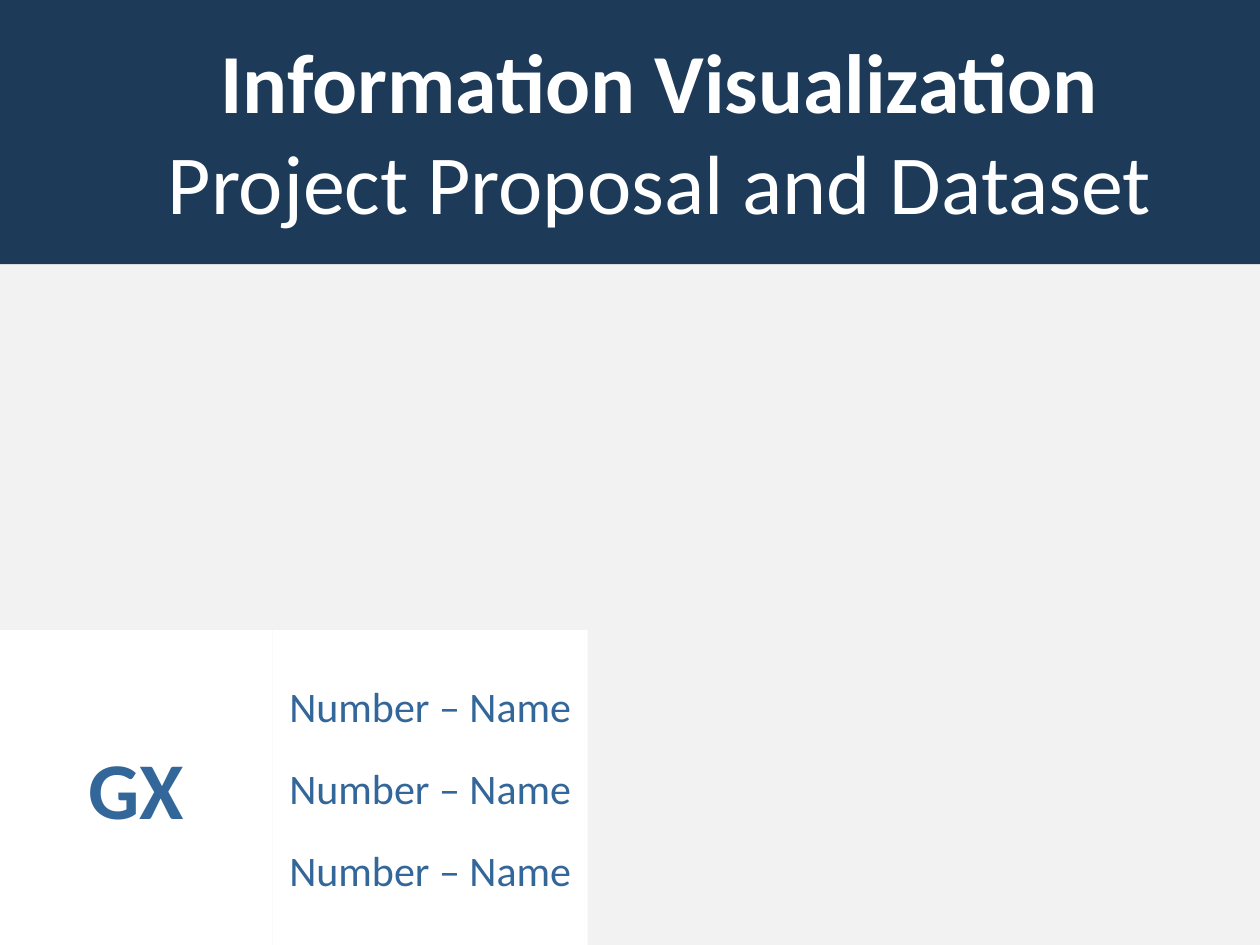
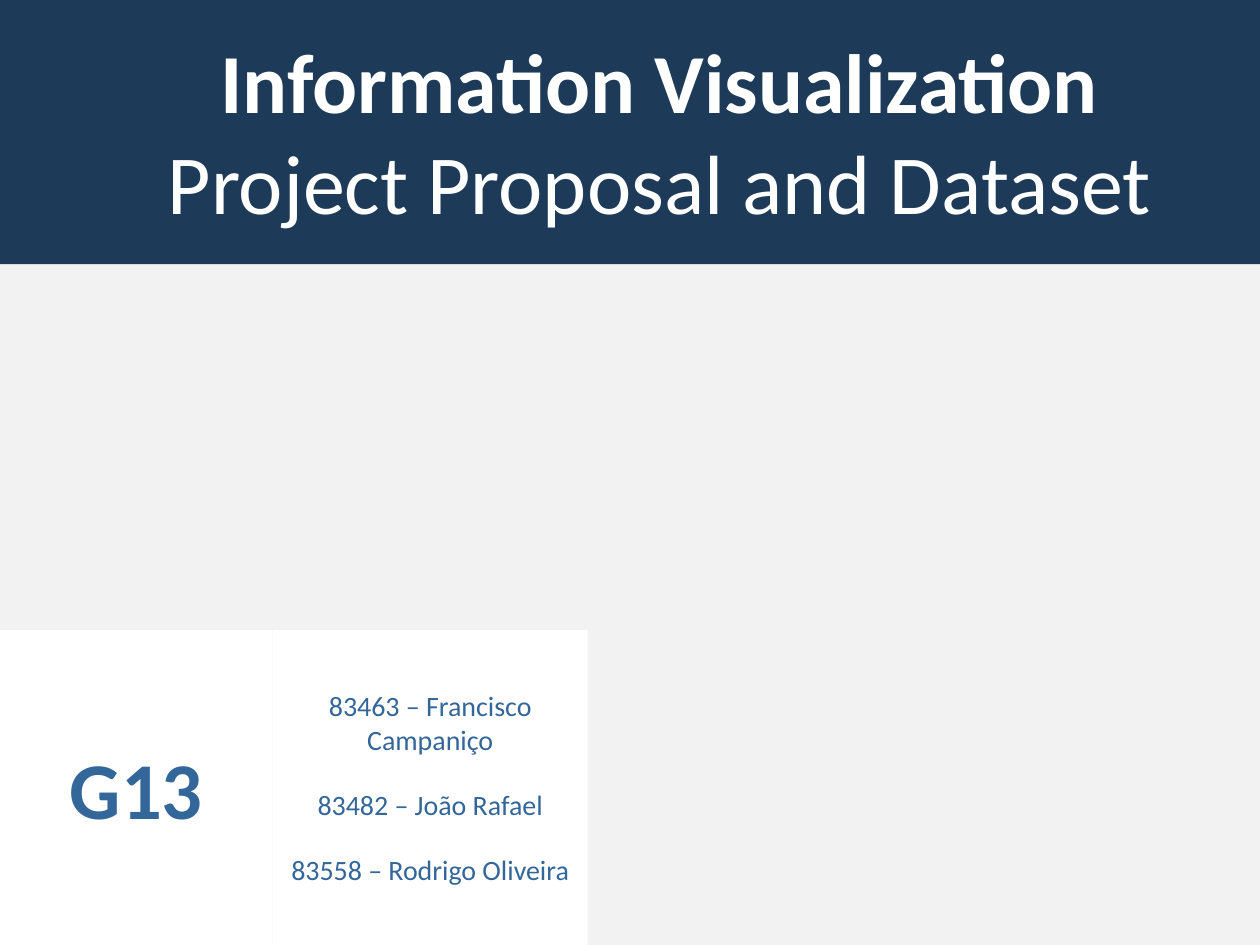
Before and after one commit to lucasrafael98/IV1819-esports, a slide deck: slide 1 of Documentation/Checkpoint I - Presentation.pptx. Drawn at 1260x945 pixels with LibreOffice and Linux fonts; fonts in the diff are those of the drawing; background and template pictures are left out. Boxes give left, top, right and bottom in pixels: in the first picture for what was removed or moved away, otherwise in the second. Text is boxed around its words. In the diff, an @@ line names an element or a change of style, - is before the commit and + after.

```diff
--- a/Documentation/Checkpoint I - Presentation.pptx
+++ b/Documentation/Checkpoint I - Presentation.pptx
@@ text in rectangle at [291, 697, 569, 885]: text changed; size 24 to 16 pt @@
-Number – Name
-Number – Name
-Number – Name
+83463 – Francisco Campaniço
+83482 – João Rafael
+83558 – Rodrigo Oliveira
@@ text in rectangle at [70, 766, 203, 820]: text changed @@
-GX
+G13
```
Also in this commit, not shown: 4 other slides changed, 1 slide added, 1 slide removed, 1 other file.
